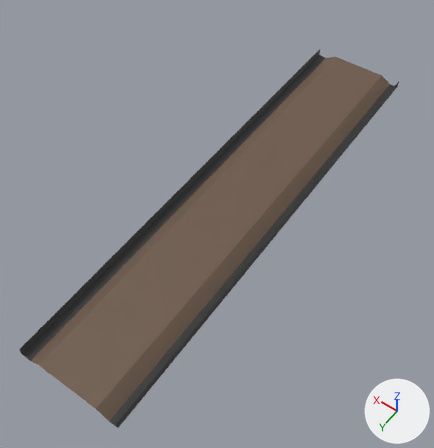
Before and after pictures for a commit that changed the FBX model Fbx/pista.fbx.
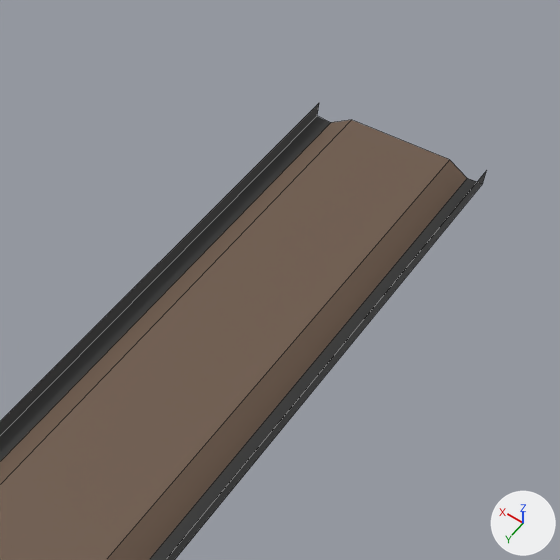
Each version appears first whole from a 50 mm camera at (-6.71, 10.82, 14.63) aimed at (0.21, 1.13, -0.6), and next in a close-up on the part from 39% to 100% of the width and 0% to 59% of the height. Lighting does not change. The marker at lower right points along +X, +Y and +Z. The close-ups show mesh edges as thin lines. Where no turn or scale is listed for an object, it has been applied to the vertices. Vertices at the same position are counted once.
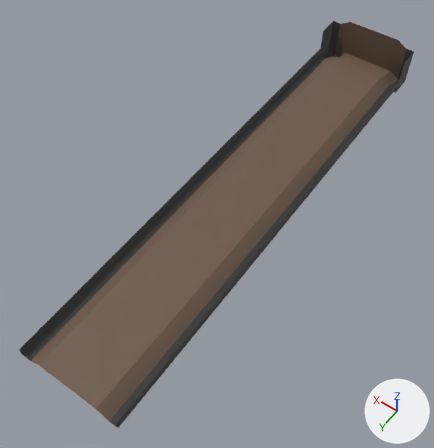
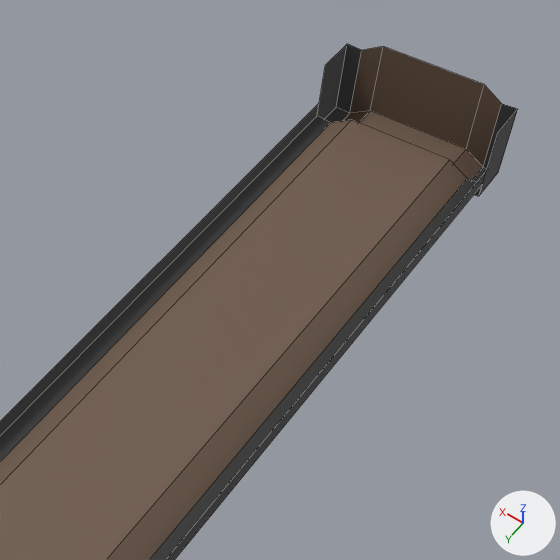
Pixel boxes [x1, y1, x2, y2] of what changed, in the close-ups (560 x 560 px):
'Plane', reshaped
    before: [0, 103, 487, 560]
    after: [0, 44, 518, 560]
part 1 of me_plane, added (brown)
    after: [317, 44, 518, 196]

The edits, one by one:
me_plane is used by ob_plane; location (0.0, 0.0, 0.0).
me_plane had 16 vertices, 7 faces and spanned x -1.7..1.7, y -8.0..8.0, z -0.2..0.1.
me_plane now has 36 vertices, 24 faces and spans x -1.7..1.7, y -8.8..8.0, z -0.5..1.1.
Part 1, on me_plane:
6 vertices are added at (-1.0, -8.0, -0.3), (1.0, -8.0, -0.3), (1.4, -8.0, -0.5), (-1.4, -8.0, -0.5), (1.7, -8.0, -0.5), (-1.7, -8.0, -0.5).
6 new vertices lie (0.0, -0.8, 0.0) away from vertices in x -1.7..1.7, y -8.0, z -0.5..-0.3.
8 new vertices lie (0.0, 0.0, 1.4) away from vertices in x -1.7..1.7, y -8.8..-8.0, z -0.5..-0.3.
8 new faces join them, mat_material_003 (black #1d1d1d).
9 new faces join them, mat_material_002 (picture img_texturescom_pinebark2_512_albedo_tif).
